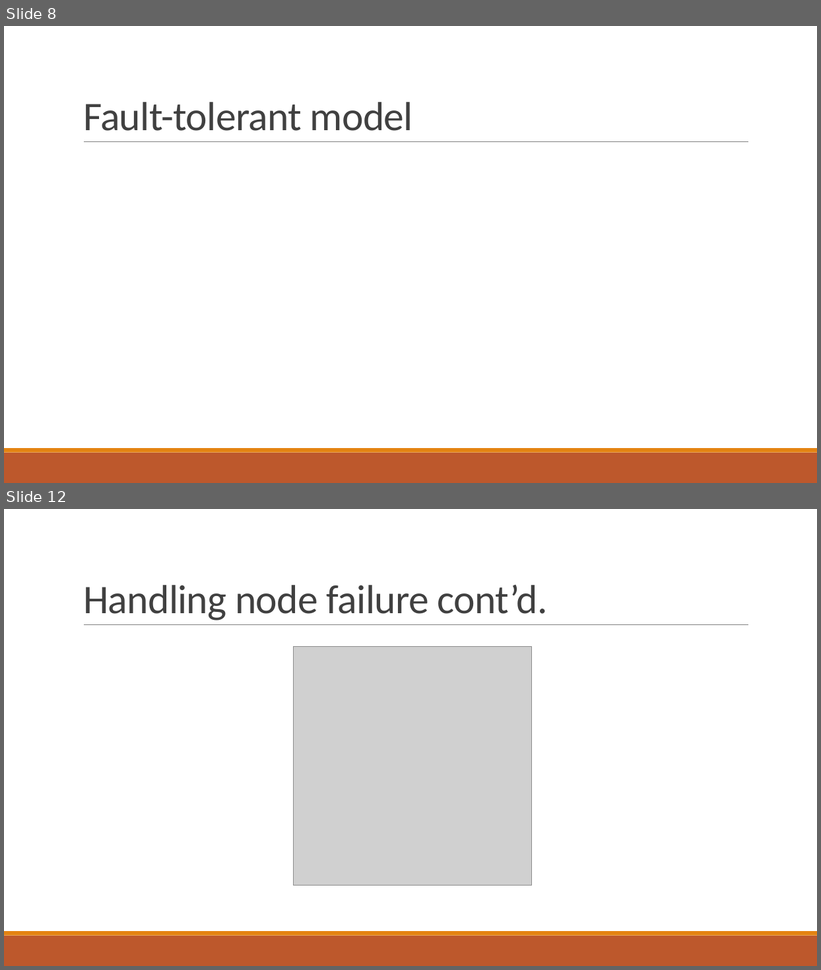
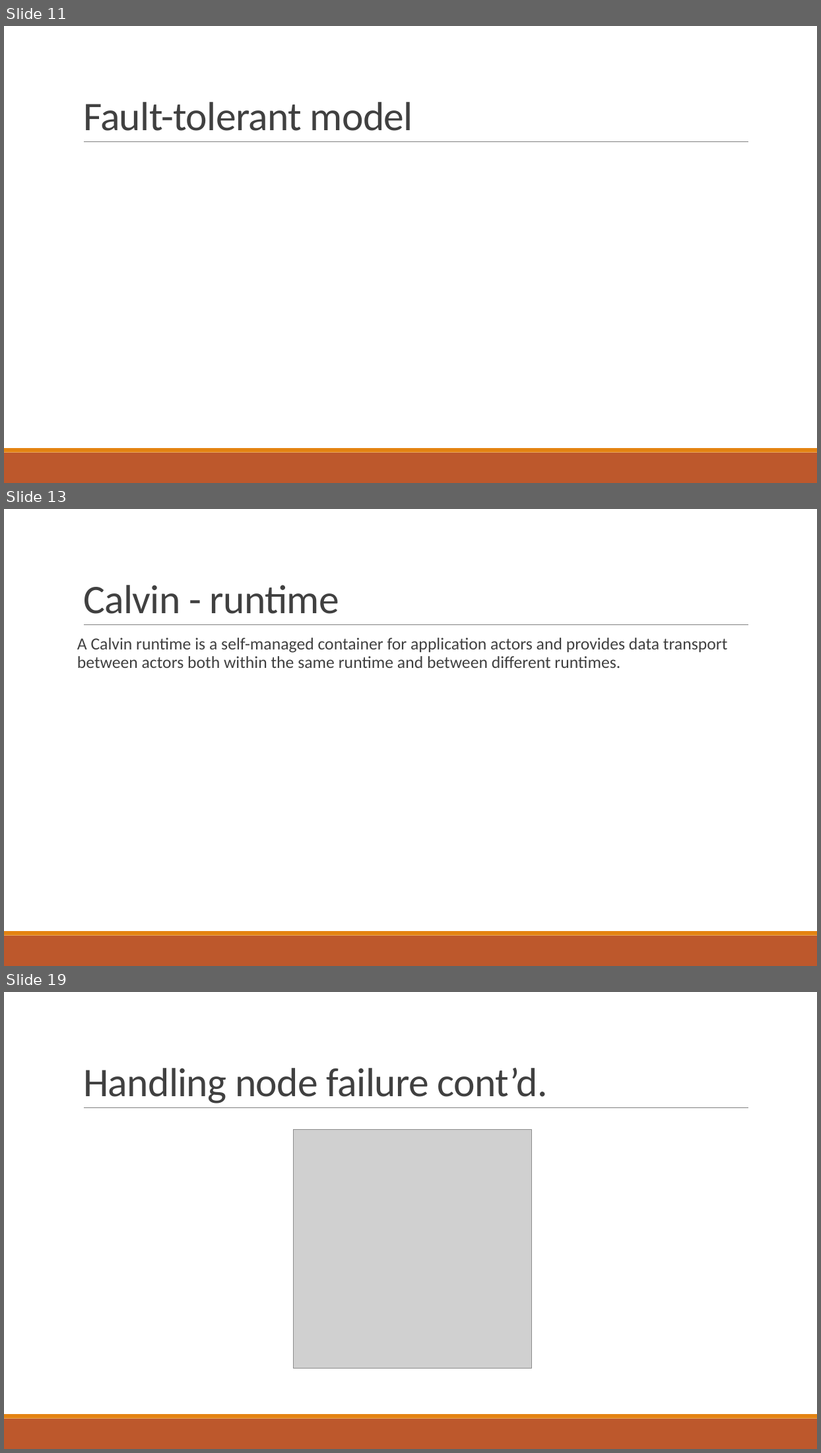
Before and after one commit to PStahl/master_thesis, a slide deck: presentation/presentation.pptx. Shown one above the other, each under a label of ours: slides 8 and 12 before the commit, slides 11, 13 and 19 after it; the slides between them are not shown. The pictures are 821x970 and 821x1453 pixels, drawn with LibreOffice and Linux fonts; fonts in the diff are those of the drawing; grey boxes stand for pictures. Boxes give left, top, right and bottom in pixels: in the first picture for what was removed or moved away, otherwise in the second. Text is boxed around its words. In the diff, an @@ line names an element or a change of style, - is before the commit and + after.

```diff
--- a/presentation/presentation.pptx
+++ b/presentation/presentation.pptx
@@ slide 13 added at [4, 509, 817, 966], background #FFFFFF; not listed: 3 template elements that a slide beside it also shows @@
@@ title added at [83, 585, 339, 614], 48 pt, text #404040 @@
+Calvin - runtime
@@ text added at [77, 638, 727, 668], 20 pt, text #404040 @@
+A Calvin runtime is a self-managed container for application actors and provides data transport between actors both within the same runtime and between different runtimes.
@@ what was slide 8 is now slide 11 @@
@@ what was slide 12 is now slide 19 @@
```
Also in this commit, not shown: 9 slides changed, 10 other slides added, 2 slides removed.
